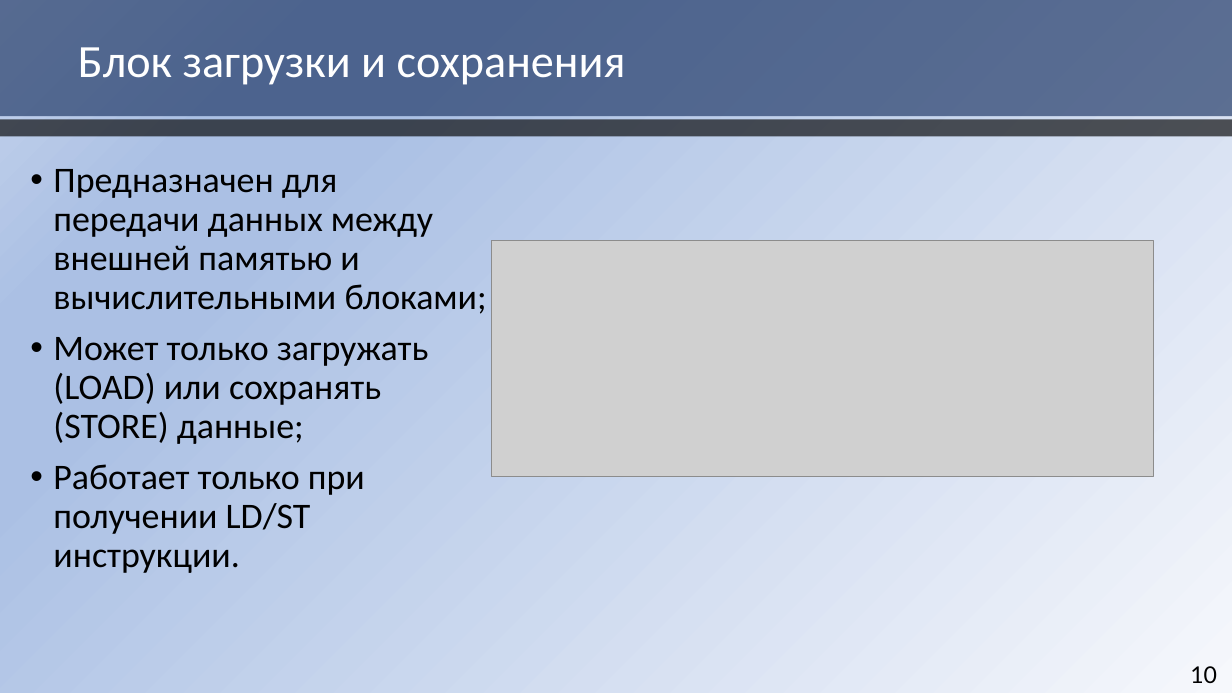
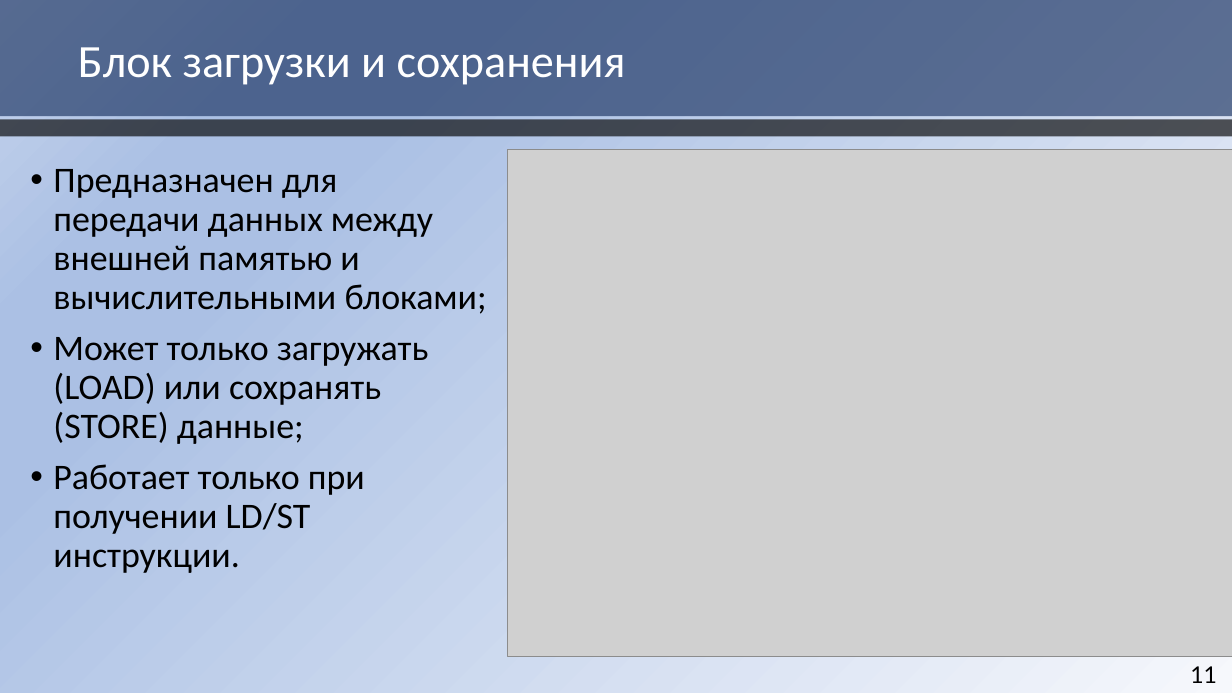
Before and after one commit to HaMeNopeDiot/hardware_gpu, a slide deck: slide 11 of docs/starukhin_dissertation/magister_pres.pptx (slide 10 before the commit). Drawn at 1232x693 pixels with LibreOffice and Linux fonts; fonts in the diff are those of the drawing; grey boxes stand for pictures. Boxes give left, top, right and bottom in pixels: in the first picture for what was removed or moved away, otherwise in the second. Text is boxed around its words. In the diff, an @@ line names an element or a change of style, - is before the commit and + after.

```diff
--- a/docs/starukhin_dissertation/magister_pres.pptx
+++ b/docs/starukhin_dissertation/magister_pres.pptx
@@ picture added at (508,150,1232,656) @@
@@ picture removed at (492,240,1153,477) @@
@@ page number at (1190,666,1217,683): text changed @@
-10
+11
```
Also in this commit, not shown: 5 other slides changed, 2 slides added, 1 other file.
